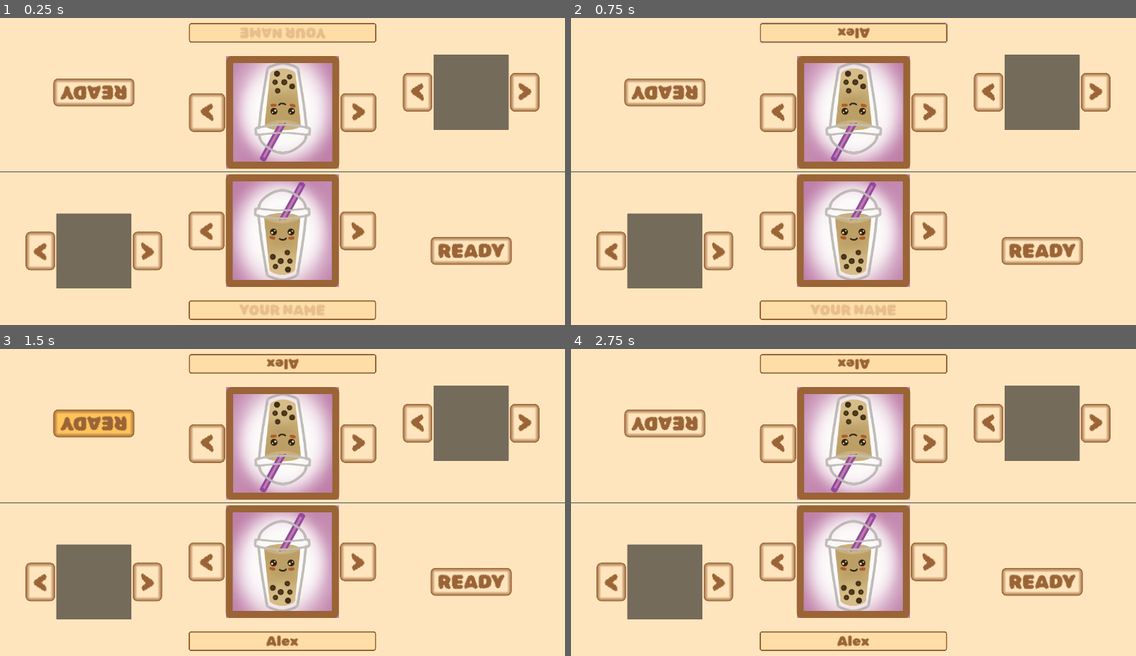
Above: before the commit, frames 1-4 (two rows, left to right).
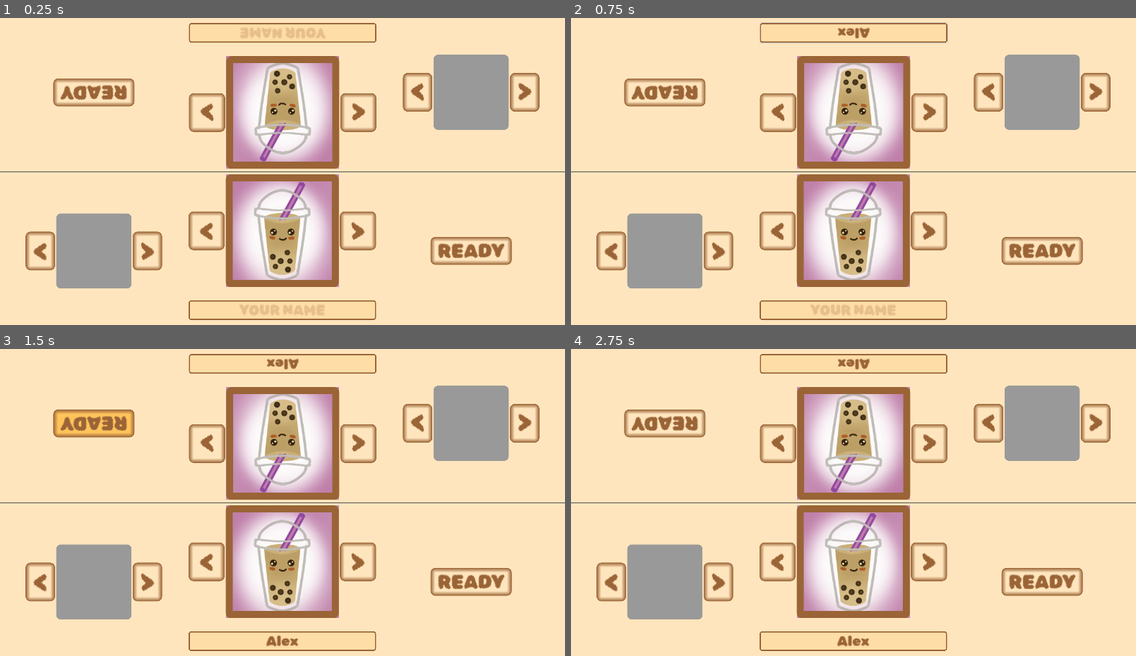
Above: after the commit, the same moments.

Repository: ElQDuck/guinea-piggies
Game: Godot game, scene res://scenes/profile_setup.tscn
The game is run twice, just before and just after one commit, with the same random seed, the same clock (stepped at 60 frames per second) and the same inputs. This scene is started directly instead of the project's main scene.
Inputs (mouse positions are in pixels of both pictures, inside the frame that each line leads up to):
- Up to frame 1 (0.25 s): no input
- Up to frame 2 (0.75 s): click (853, 33) at 0.52 s; type "Alex" at 0.6 s
- Up to frame 3 (1.5 s): click (282, 640) at 0.75 s; type "Alex" at 0.83 s; click "READY" at 1.25 s
- Up to frame 4 (2.75 s): click "READY" at 2 s

The runs differ from the first frame. In frame 1, 6.5% of the frame differs, in the area x 9-91%, y 11-89%; in frame 2, 6.5%; in frame 3, 6.5%; in frame 4, 6.5%.

Commit message:
feat: fix border radius

Diff:
--- a/scenes/profile_setup_player.tscn
+++ b/scenes/profile_setup_player.tscn
@@ -7,6 +7,12 @@
 bg_color = Color(1, 0.898039, 0.741176, 1)
 
 [sub_resource type="StyleBoxEmpty" id="StyleBoxEmpty_6s2dm"]
+
+[sub_resource type="StyleBoxFlat" id="StyleBoxFlat_iipnc"]
+corner_radius_top_left = 16
+corner_radius_top_right = 16
+corner_radius_bottom_right = 16
+corner_radius_bottom_left = 16
 
 [sub_resource type="StyleBoxEmpty" id="StyleBoxEmpty_wsfry"]
 
@@ -80,6 +86,7 @@
 [node name="ColorPreview" type="Panel" parent="Panel/HBoxContainer/ColorSelector/HBoxContainerColor"]
 custom_minimum_size = Vector2(256, 256)
 layout_mode = 2
+theme_override_styles/panel = SubResource("StyleBoxFlat_iipnc")
 
 [node name="RightButton" type="Button" parent="Panel/HBoxContainer/ColorSelector/HBoxContainerColor"]
 layout_mode = 2
Not shown: 1 places in scenes/profile_setup_player.tscn that only renumber resources
